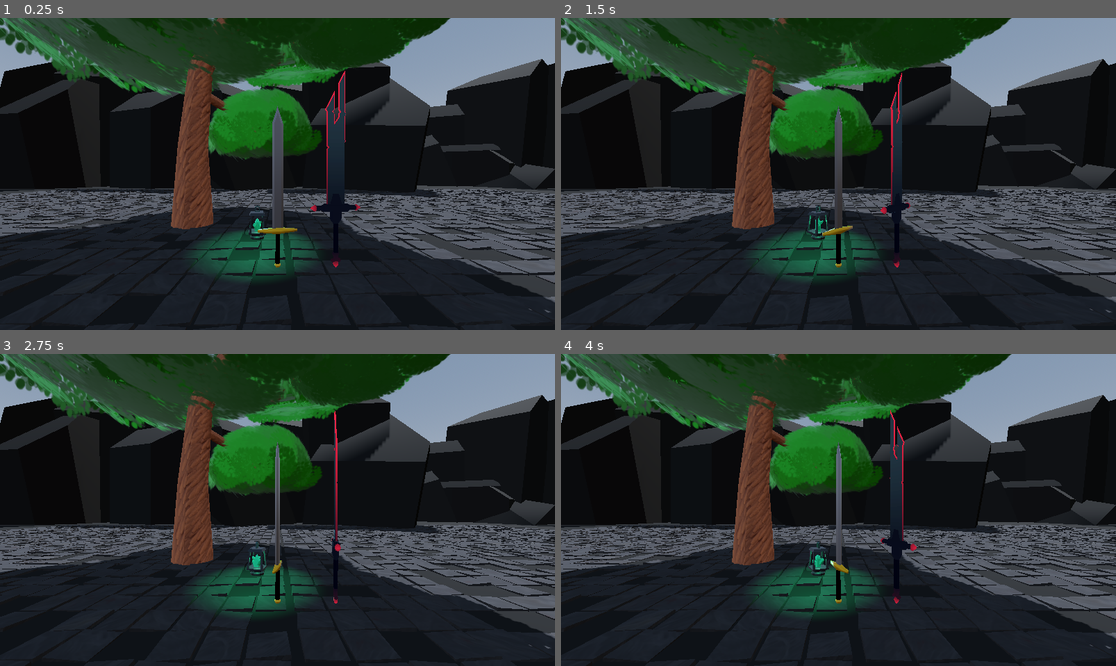
Above: before the commit, frames 1-4 (two rows, left to right).
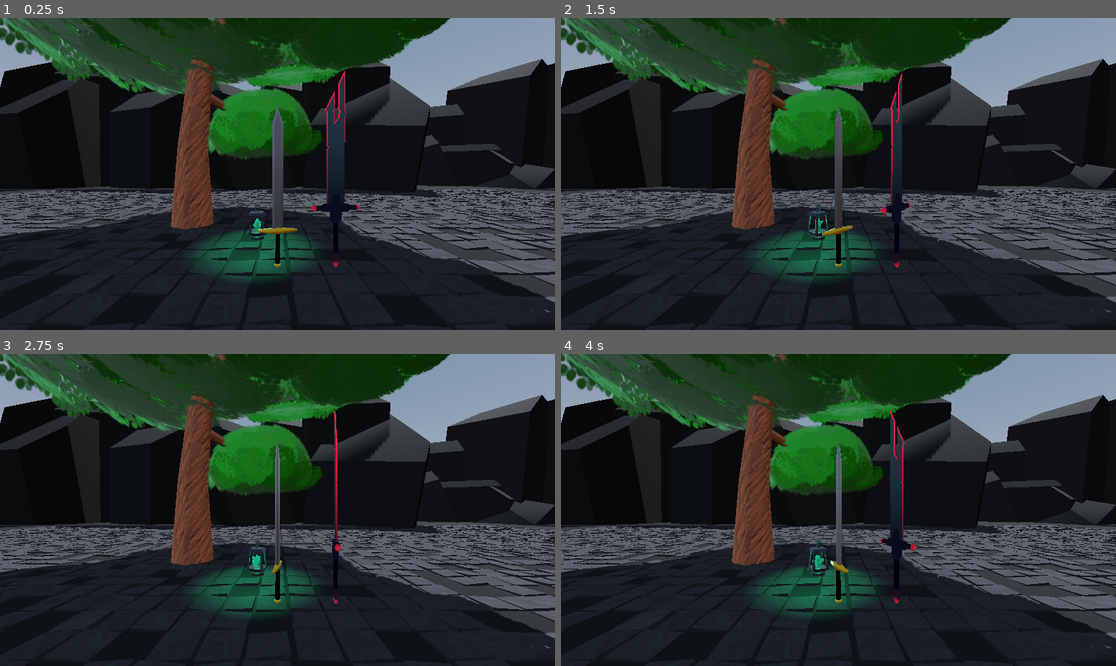
Above: after the commit, the same moments.

Repository: KameronHodge/KameronHodge.github.io
Game: Godot game, scene res://Scenes/display.tscn
Two runs of this game, one before a commit and one after it. Both use one fixed random seed, a clock stepped at 60 frames per second and the inputs below.
Inputs:
- Up to frame 1 (0.25 s): no input
- Up to frame 2 (1.5 s): no input
- Up to frame 3 (2.75 s): no input
- Up to frame 4 (4 s): no input

The runs differ from the first frame. In frame 1, 0.7% of the frame differs, in the area x 51-100%, y 59-95%; in frame 2, 0.8%; in frame 3, 0.8%, in the area x 50-100%, y 59-95%; in frame 4, 0.8%.

Commit message:
nothing much changed

Diff:
--- a/project/webportfoliotest/Scenes/display.tscn
+++ b/project/webportfoliotest/Scenes/display.tscn
@@ -93,10 +93,10 @@
 [node name="Tiles" type="Node" parent="."]
 
 [node name="brokentiles" parent="Tiles" instance=ExtResource("7_lc0ps")]
-transform = Transform3D(1, 0, 0, 0, 1, 0, 0, 0, 1, 2.17622, -4.47482, -7.1983)
+transform = Transform3D(1, 0, 0, 0, 1, 0, 0, 0, 1, 1.97729, -4.47482, -7.1983)
 
 [node name="brokentiles2" parent="Tiles" instance=ExtResource("7_lc0ps")]
-transform = Transform3D(1, 0, 0, 0, 1, 0, 0, 0, 1, 2.17622, -4.47482, 14.9077)
+transform = Transform3D(1, 0, 0, 0, 1, 0, 0, 0, 1, 1.91397, -4.47482, 14.9077)
 
 [node name="brokentiles3" parent="Tiles" instance=ExtResource("7_lc0ps")]
 transform = Transform3D(-1, 0, 8.74228e-08, 0, 1, 0, -8.74228e-08, 0, -1, 44.1425, -4.47482, -4.83016)
